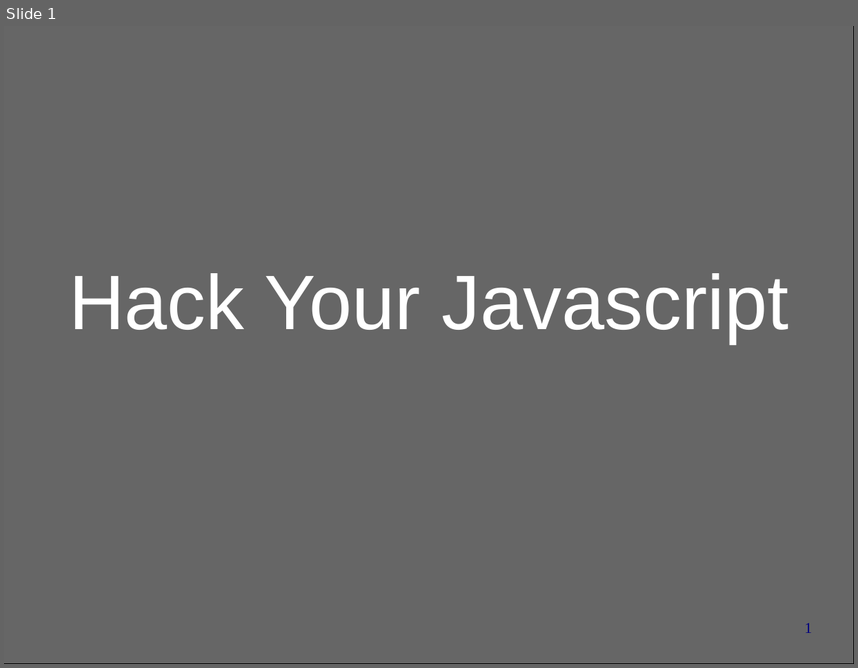
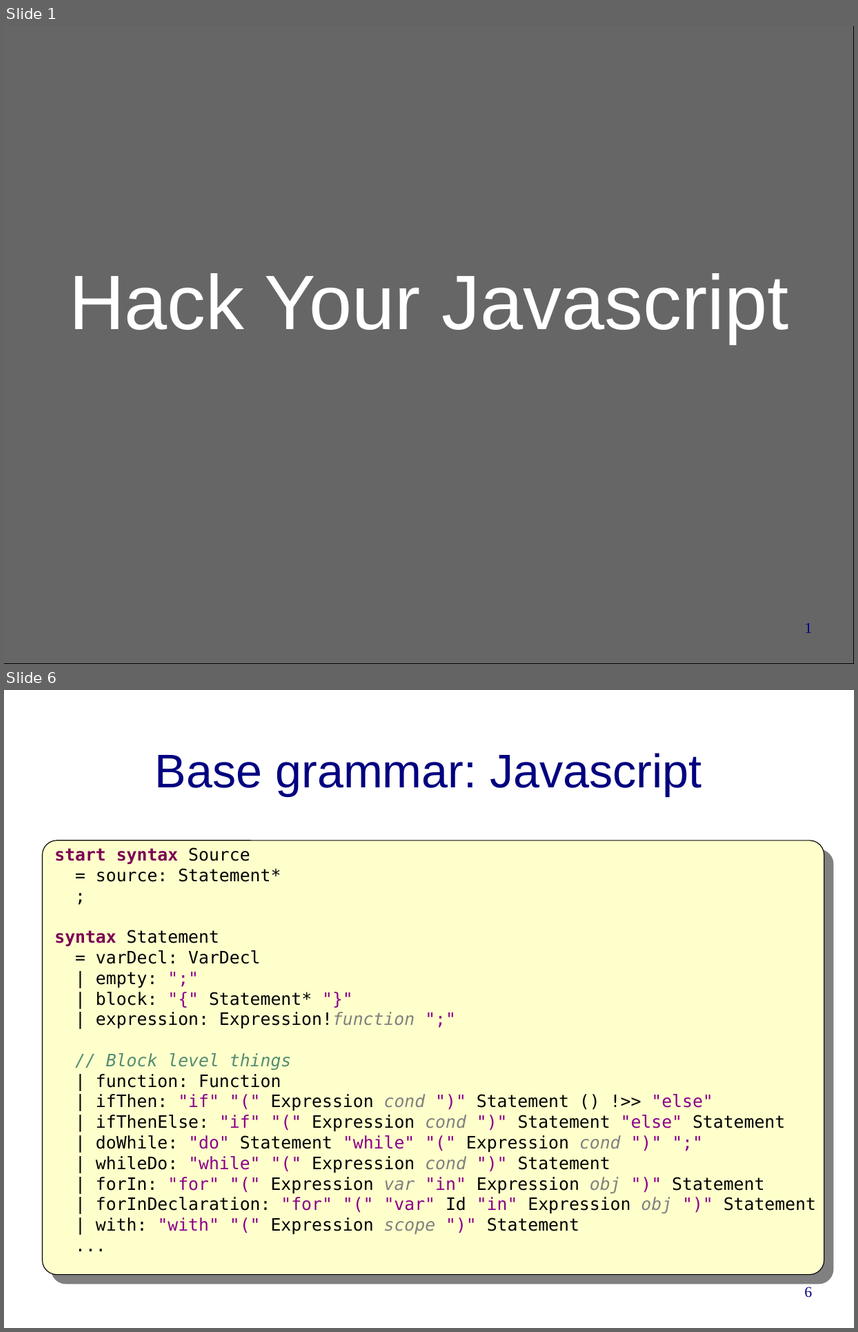
Before and after one commit to cwi-swat/rascal-course-pldi-2015, a slide deck: presentations/HackYourJavascript.odp. Shown one above the other, each under a label of ours: slide 1 before the commit, slides 1 and 6 after it; the slides between them are not shown. The pictures are 858x668 and 858x1332 pixels, drawn with LibreOffice and Linux fonts; fonts in the diff are those of the drawing; background and template pictures are left out. Boxes give left, top, right and bottom in pixels: in the first picture for what was removed or moved away, otherwise in the second. Text is boxed around its words. In the diff, an @@ line names an element or a change of style, - is before the commit and + after.

Commit message:
Working on HYJ slides

```diff
--- a/presentations/HackYourJavascript.odp
+++ b/presentations/HackYourJavascript.odp
@@ slide 6 added at (4, 690, 854, 1328), background #FFFFFF @@
@@ title added at (155, 753, 702, 796), 44 pt, text #000080 @@
+Base grammar: Javascript
@@ rounded rectangle added at (43, 840, 825, 1274), fill #FFFFCC, outline #000000 0.74 pt @@
@@ text added at (54, 847, 816, 1234), 16 pt, text #000000 @@
+start syntax Source
+= source: Statement*
+;
+syntax Statement
+= varDecl: VarDecl
+| empty: ";"
+| block: "{" Statement* "}"
+| expression: Expression!function ";"
+// Block level things
+| function: Function
+| ifThen: "if" "(" Expression cond ")" Statement () !>> "else"
+| ifThenElse: "if" "(" Expression cond ")" Statement "else" Statement
+| doWhile: "do" Statement "while" "(" Expression cond ")" ";"
+| whileDo: "while" "(" Expression cond ")" Statement
+| forIn: "for" "(" Expression var "in" Expression obj ")" Statement
+| forInDeclaration: "for" "(" "var" Id "in" Expression obj ")" Statement
+| with: "with" "(" Expression scope ")" Statement
+...
@@ page number added at (804, 1286, 812, 1297), 14 pt, text #000080 @@
+6
```
Also in this commit, not shown: 7 other slides added.
